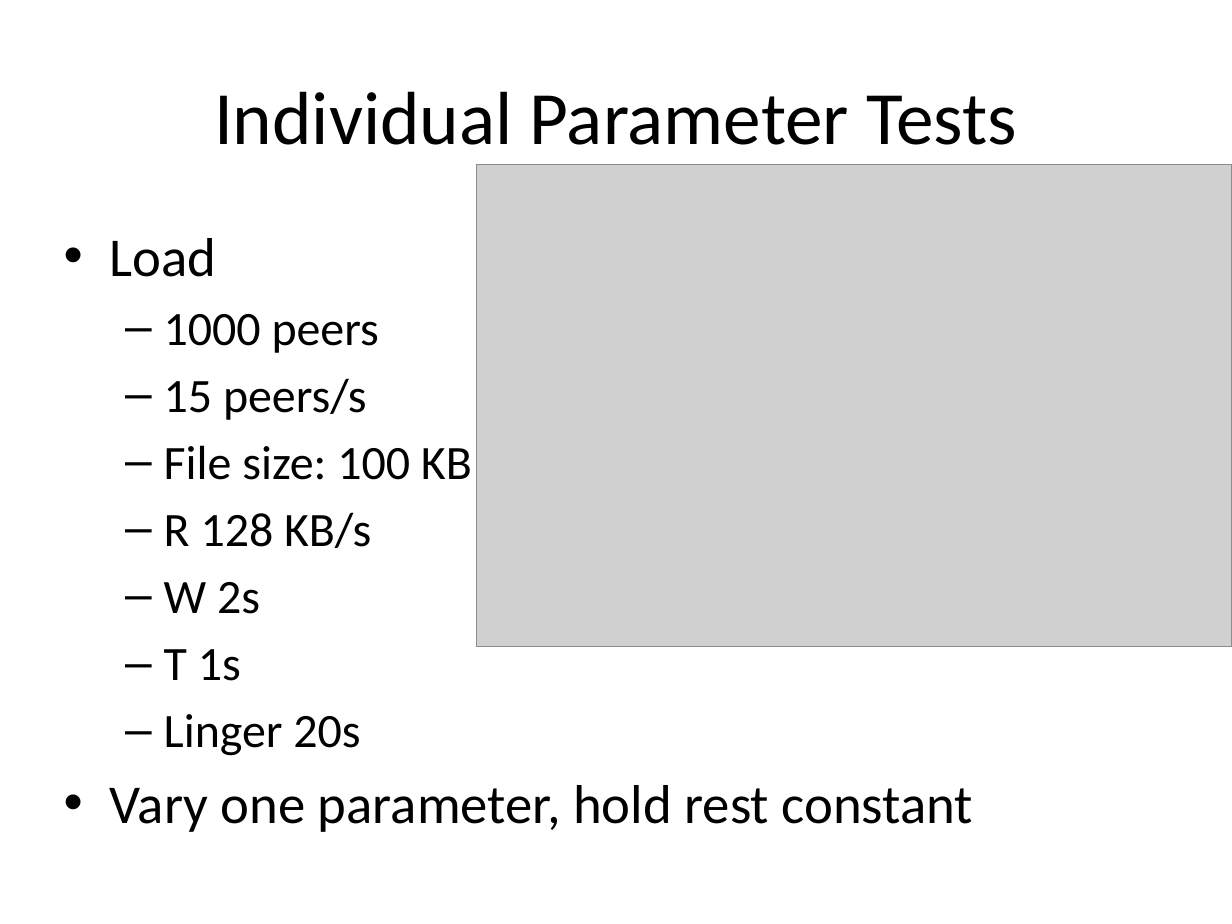
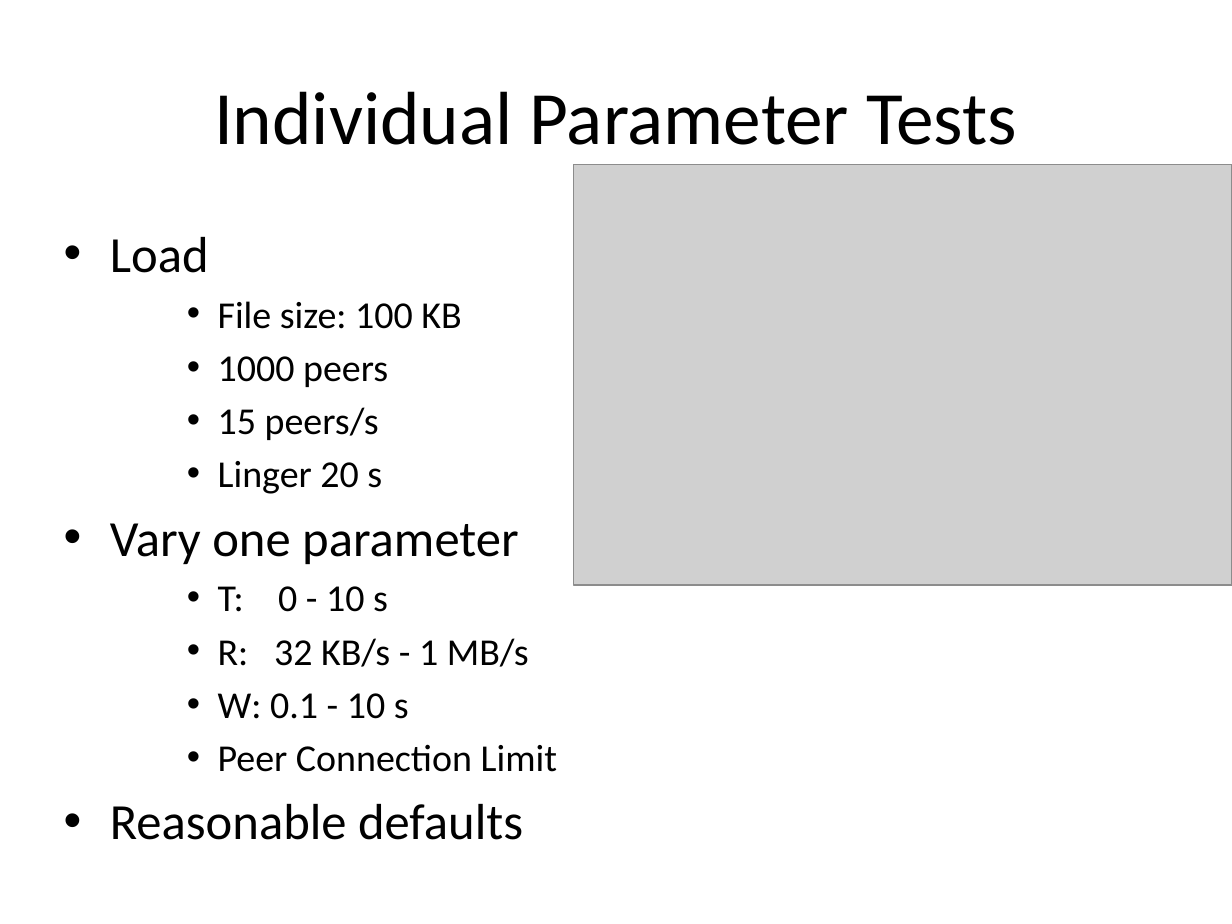
Before and after one commit to rdp/p2pwebclient, a slide deck: slide 24 of thesis_presentation/How to Make the Internet Faster.pptx. Drawn at 1232x924 pixels with LibreOffice and Linux fonts; fonts in the diff are those of the drawing; grey boxes stand for pictures. Boxes give left, top, right and bottom in pixels: in the first picture for what was removed or moved away, otherwise in the second. Text is boxed around its words. In the diff, an @@ line names an element or a change of style, - is before the commit and + after.

```diff
--- a/thesis_presentation/How to Make the Internet Faster.pptx
+++ b/thesis_presentation/How to Make the Internet Faster.pptx
@@ picture: place and size @@
-picture at (477,164,1232,647)
+picture at (573,164,1232,585)
@@ text at (110,237,388,440): size 32 to 29.6 pt in "Load"; size 28 to 22.2 pt in "1000 peers", "15 peers/s"; bullet – to •; list level 2 to 3 in "1000 peers"; list level 2 to 3 in "15 peers/s" @@
@@ text at (218,301,461,329): paragraph added @@
+    • File size: 100 KB
@@ text at (110,461,557,840): text changed; size 28 to 22.2 pt @@
-  – File size: 100 KB
-  – R 128 KB/s
-  – W 2s
-  – T 1s
-  – Linger 20s
-• Vary one parameter, hold rest constant
+    • Linger 20 s
+• Vary one parameter
+    • T: 0 - 10 s
+    • R: 32 KB/s - 1 MB/s
+    • W: 0.1 - 10 s
+    • Peer Connection Limit
+• Reasonable defaults
```
Also in this commit, not shown: 4 other slides changed, 1 other file.
